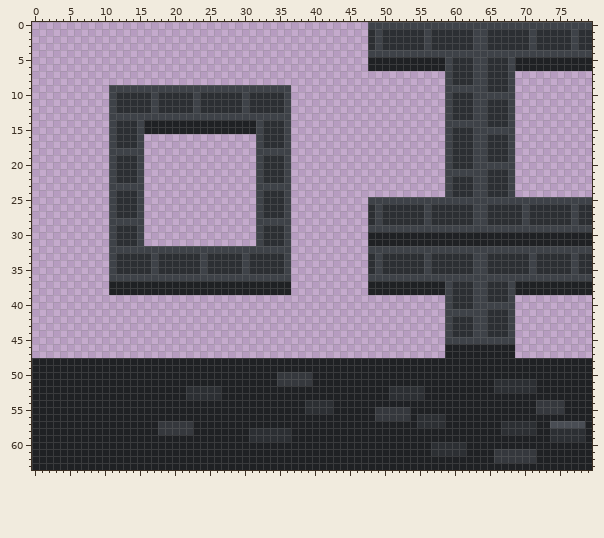
Sprite sheet: instance/registries/engine/textures/dark_brick_wall.png. Above is the file before it was changed.
The file is 80x64 pixels.
Once edited:
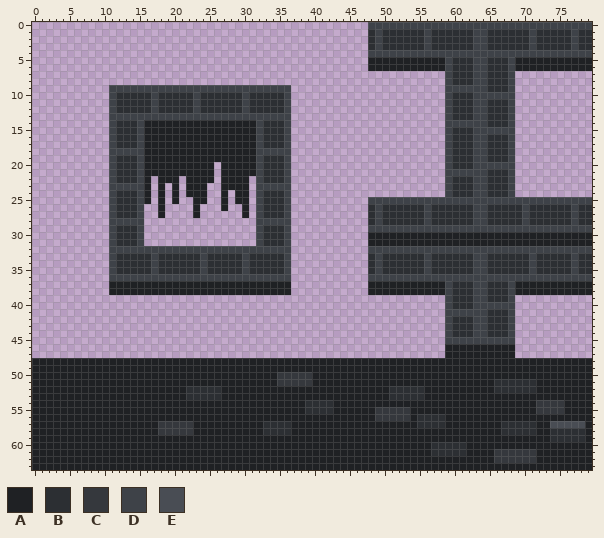
Palette (. is transparent): A #1f2124  B #2c2f33  C #35383d  D #3e4248  E #494d54
Difference:
y 16..19: x 16..31 ................ -> AAAAAAAAAAAAAAAA
y 20..21: x 16..25 .......... -> AAAAAAAAAA; x 27..31 ..... -> AAAAA
y 22: x 16 . -> A; x 18..20 ... -> AAA; x 22..25 .... -> AAAA; x 27..30 .... -> AAAA
y 23: x 16 . -> A; x 18 . -> A; x 20 . -> A; x 22..24 ... -> AAA; x 27..30 .... -> AAAA
y 24: x 16 . -> A; x 18 . -> A; x 20 . -> A; x 22..24 ... -> AAA; x 27 . -> A; x 29..30 .. -> AA
y 25: x 16 . -> A; x 18 . -> A; x 20 . -> A; x 23..24 .. -> AA; x 27 . -> A; x 29..30 .. -> AA
y 26: x 18 . -> A; x 23 . -> A; x 27 . -> A; x 30 . -> A
y 27: x 18 . -> A; x 23 . -> A; x 30 . -> A
y 57: x 33..36 AAAA -> BBBB
y 58: x 31..32 BB -> AA
y 59: x 31..36 BBBBBB -> AAAAAA
Changed places in both pictures, as pixel boxes (x1, y1, x2, y2):
added: (144, 134, 256, 218)
changed: (249, 421, 291, 442)
